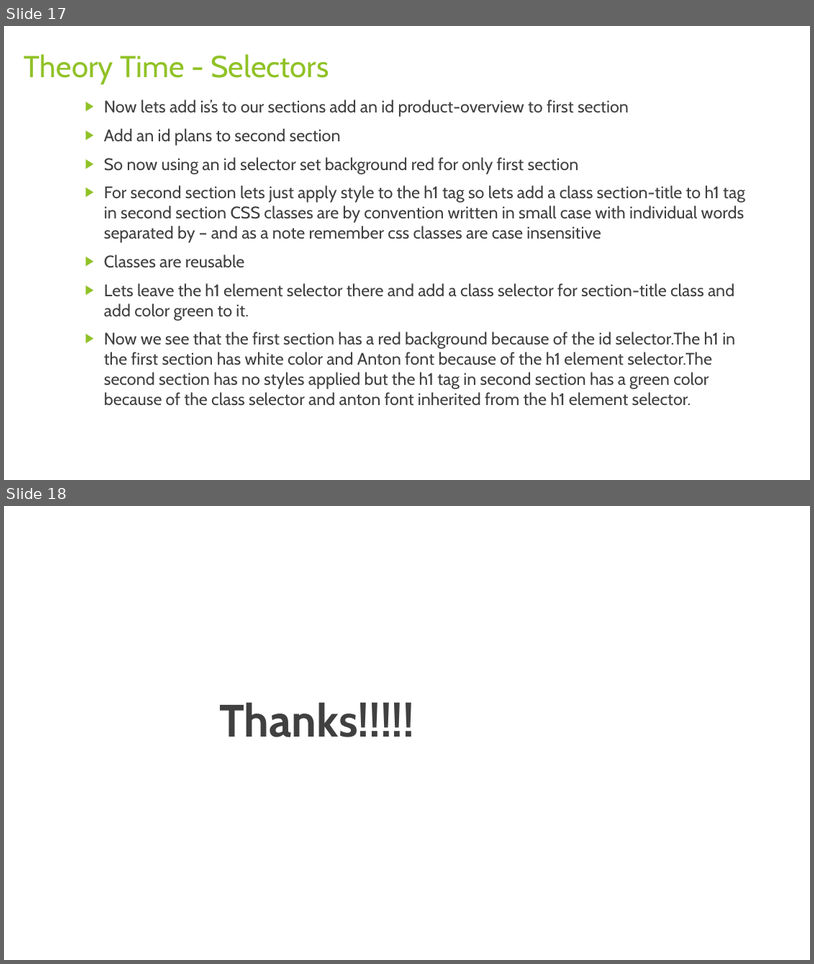
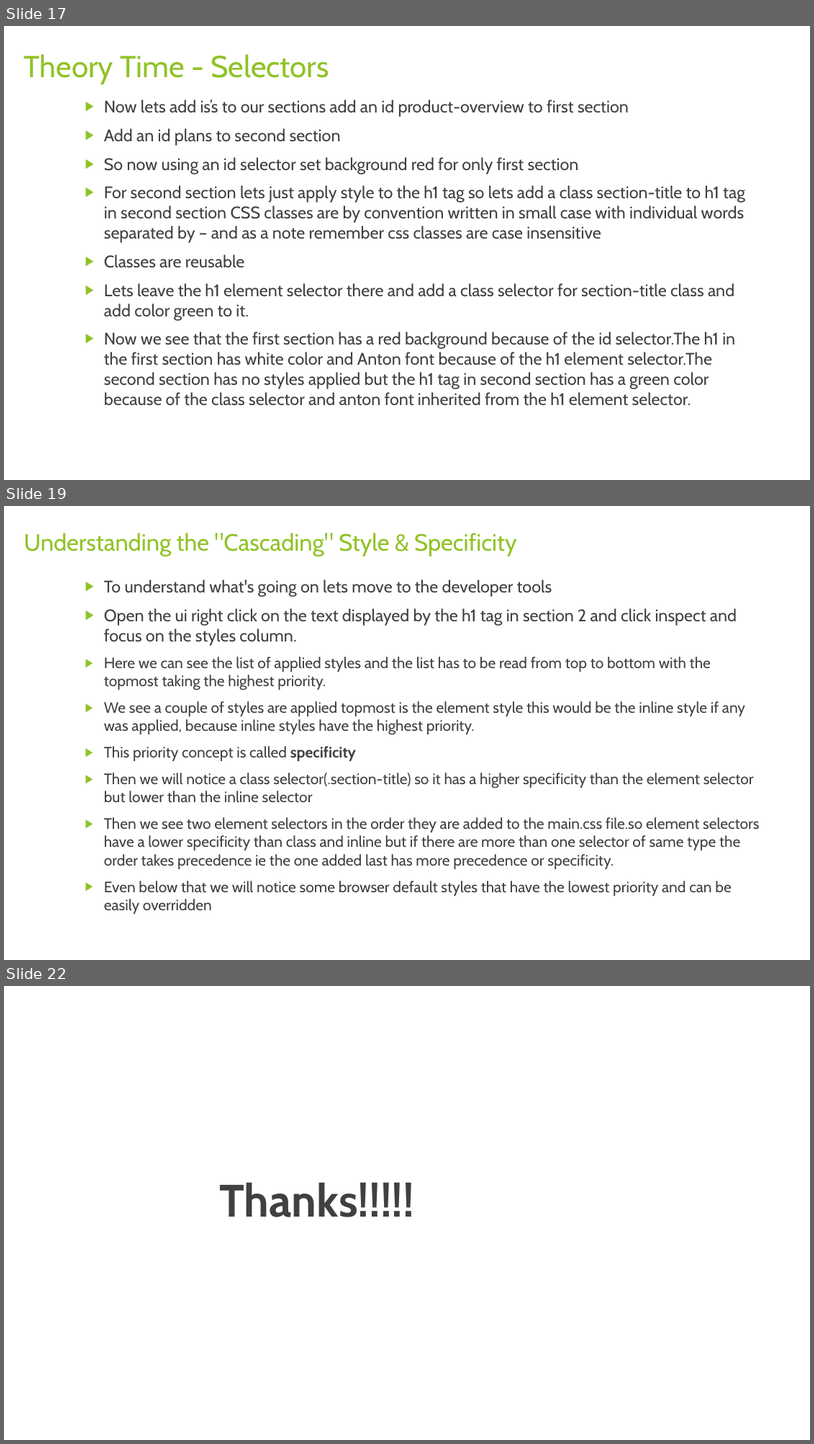
Before and after one commit to rudhrainfogain/CSS, a slide deck: PPT/Css-v2.pptx. Shown one above the other, each under a label of ours: slides 17 and 18 before the commit, slides 17, 19 and 22 after it; the slides between them are not shown. The pictures are 814x964 and 814x1444 pixels, drawn with LibreOffice and Linux fonts; fonts in the diff are those of the drawing. Boxes give left, top, right and bottom in pixels: in the first picture for what was removed or moved away, otherwise in the second. Text is boxed around its words. In the diff, an @@ line names an element or a change of style, - is before the commit and + after.

Commit message:
Cascading and specificity

```diff
--- a/PPT/Css-v2.pptx
+++ b/PPT/Css-v2.pptx
@@ slide 19 added at (x1=4, y1=506, x2=810, y2=960), background #FFFFFF @@
@@ title added at (x1=24, y1=533, x2=517, y2=556), 28 pt, text #90C226 @@
+Understanding the "Cascading" Style & Specificity
@@ text added at (x1=104, y1=579, x2=760, y2=914), 18 pt, text #404040 @@
+  ▶ To understand what's going on lets move to the developer tools
+  ▶ Open the ui right click on the text displayed by the h1 tag in section 2 and click inspect and focus on the styles column.
+  ▶ Here we can see the list of applied styles and the list has to be read from top to bottom with the topmost taking the highest priority.
+  ▶ We see a couple of styles are applied topmost is the element style this would be the inline style if any was applied, because inline styles have the highest priority.
+  ▶ This priority concept is called specificity
+  ▶ Then we will notice a class selector(.section-title) so it has a higher specificity than the element selector but lower than the inline selector
+  ▶ Then we see two element selectors in the order they are added to the main.css file.so element selectors have a lower specificity than class and inline but if there are more than one selector of same type the order takes precedence ie the one added last has more precedence or specificity.
+  ▶ Even below that we will notice some browser default styles that have the lowest priority and can be easily overridden
@@ what was slide 18 is now slide 22 @@
```
Also in this commit, not shown: 3 other slides added, 2 other files.
